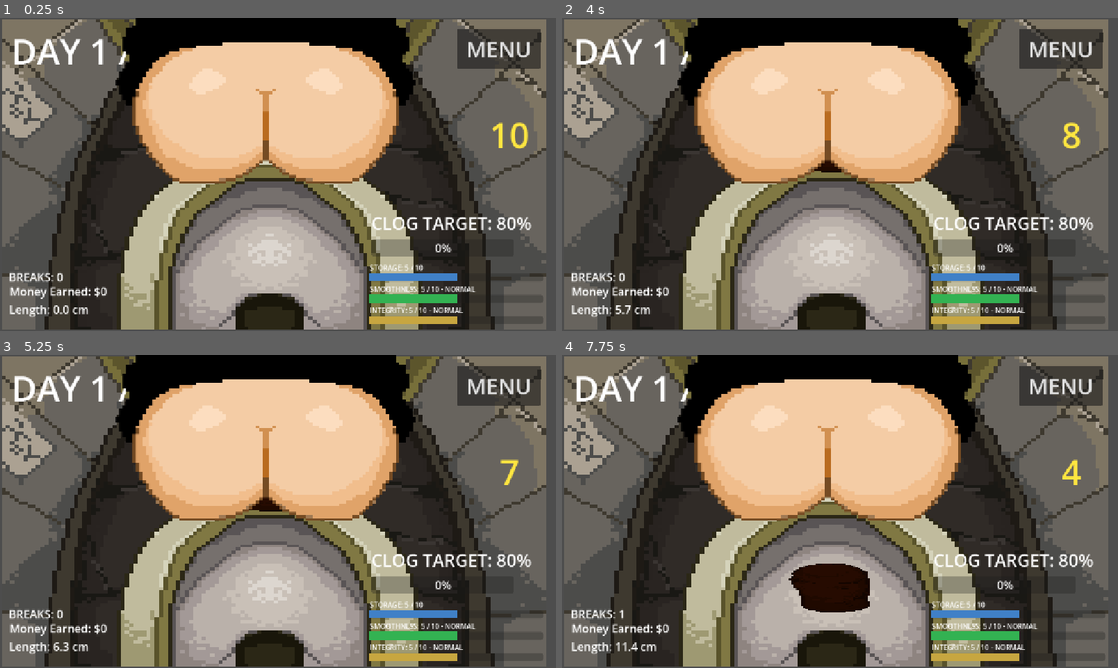
Above: before the commit, frames 1-4 (two rows, left to right).
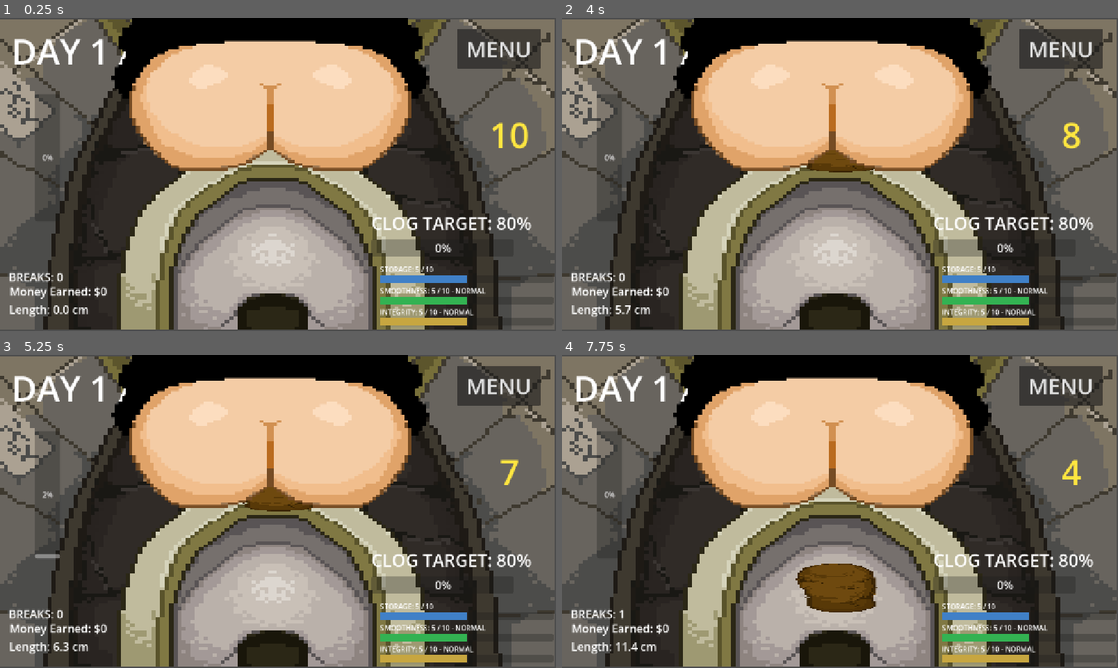
Above: after the commit, the same moments.

Repository: SaltedFishyy/GMTK-game-jam
Game: Godot game, scene res://scenes/toilet.tscn
Same seed, same stepped clock (60 frames per second), same inputs: the game is played once before the commit and once after it. The engine's default icon, where the game draws it, is replaced by a stand-in: a white triangle on a blue panel in a dark square.
Inputs (mouse positions are in pixels of both pictures, inside the frame that each line leads up to):
- Up to frame 1 (0.25 s): no input
- Up to frame 2 (4 s): tap Enter at 0.5 s; move the mouse to (962, 158) at 0.52 s; click (962, 158) at 0.67 s; tap Space at 0.77, 3.02 s; click "MENU" at 1.25 s; click "RESUME" at 2 s; move the mouse to (728, 190) at 2.77 s; click (728, 190) at 2.92 s; move the mouse to (895, 105) at 3.52 s; click (895, 105) at 3.67 s
- Up to frame 3 (5.25 s): move the mouse to (250, 574) at 4.27 s; click (250, 574) at 4.42 s; tap Space at 4.52 s; move the mouse to (444, 558) at 5.02 s; click (444, 558) at 5.17 s
- Up to frame 4 (7.75 s): tap Space at 5.27, 5.75, 6.02, 7.52 s; move the mouse to (673, 464) at 5.77 s; click (673, 464) at 5.92 s; move the mouse to (867, 511) at 6.52 s; click (867, 511) at 6.67 s; move the mouse to (756, 433) at 7.27 s; click (756, 433) at 7.42 s

The runs differ from the first frame. In frame 1, 19% of the frame differs, in the area x 0-100%, y 0-100%; in frame 2, 19%; in frame 3, 19%; in frame 4, 21%.

Commit message:
chargebar

Diff:
--- a/gamejam/scenes/poop.tscn
+++ b/gamejam/scenes/poop.tscn
@@ -7,7 +7,6 @@
 script = ExtResource("2_script")
 
 [node name="Poopholder" type="Sprite2D" parent="." unique_id=724245124]
-modulate = Color(0.35, 0.16, 0.06, 1)
 position = Vector2(0, -959.06824)
 scale = Vector2(0.547486, 1.7630816)
 texture = ExtResource("2_pkbnx")
--- a/gamejam/scenes/toilet.tscn
+++ b/gamejam/scenes/toilet.tscn
@@ -13,14 +13,14 @@
 
 [node name="Sprite2D" type="Sprite2D" parent="." unique_id=780536879]
 texture_filter = 1
-position = Vector2(630.50006, 359.34375)
-scale = Vector2(0.65260416, 0.50687057)
+position = Vector2(638, 359.34375)
+scale = Vector2(0.66562504, 0.50687057)
 texture = ExtResource("2_5rr3v")
 
 [node name="ButtPlaceholder" type="Sprite2D" parent="." unique_id=1973851698]
 z_index = 1
-position = Vector2(620, 197)
-scale = Vector2(0.76761305, 0.6619127)
+position = Vector2(630, 182)
+scale = Vector2(0.81282866, 0.6111577)
 texture = ExtResource("3_ca85b")
 
 [node name="CountdownLabel" type="Label" parent="." unique_id=1786922944]
@@ -35,10 +35,10 @@
 vertical_alignment = 1
 
 [node name="PoopSpawnMarker" type="Marker2D" parent="." unique_id=956465810]
-position = Vector2(612, 297)
+position = Vector2(630, 297)
 
 [node name="PoopEndMarker" type="Marker2D" parent="." unique_id=476832437]
-position = Vector2(620, 718)
+position = Vector2(630, 717)
 gizmo_extents = 0.0
 
 [node name="CountdownTimer" type="Timer" parent="." unique_id=866625543]
@@ -94,18 +94,25 @@
 text = "BREAKS: 0"
 horizontal_alignment = 1
 
+[node name="ChargeBar" type="ProgressBar" parent="." unique_id=1679274371]
+offset_left = 80.0
+offset_top = 175.0
+offset_right = 139.0
+offset_bottom = 468.0
+fill_mode = 3
+
 [node name="StatsHUD" parent="." unique_id=1651731315 instance=ExtResource("4_stats")]
-offset_left = 851.0
-offset_top = 563.0
-offset_right = 1251.0
-offset_bottom = 713.0
+offset_left = 875.0
+offset_top = 567.0
+offset_right = 1275.0
+offset_bottom = 717.0
 
 [node name="QTEBar" parent="." unique_id=307051169 instance=ExtResource("3_qte")]
 z_index = 2
-offset_left = 10.0
-offset_top = 491.0
-offset_right = 634.0
-offset_bottom = 591.0
+offset_left = 18.0
+offset_top = 482.0
+offset_right = 642.0
+offset_bottom = 582.0
 scale = Vector2(0.8, 0.8)
 
 [node name="QTEWaitTimer" type="Timer" parent="." unique_id=70344431]
--- a/gamejam/scripts/toilet.gd
+++ b/gamejam/scripts/toilet.gd
@@ -9,7 +9,7 @@
 @export_range(1.0, 1000.0, 1.0, "suffix:px/s") var poop_move_speed: float = 400.0
 @export_range(0.05, 1.0, 0.05, "suffix:s") var click_max_duration: float = 0.3
 @export_range(1.0, 200.0, 1.0, "suffix:px") var click_push_distance: float = 20.0
-@export_range(0.1, 3.0, 0.1, "suffix:s") var max_charge_duration: float = 1.5
+@export_range(0.1, 5.0, 0.1, "suffix:s") var max_charge_duration: float = 3.0
 @export_range(1.0, 300.0, 1.0, "suffix:px") var min_charge_push_distance: float = 40.0
 @export_range(1.0, 300.0, 1.0, "suffix:px") var max_charge_push_distance: float = 120.0
 @export_range(0.0, 2.0, 0.05, "suffix:s") var idle_retract_delay: float = 0.3
@@ -29,6 +29,7 @@
 @onready var clog_target_label: Label = $ClogTargetLabel
 @onready var clog_progress_bar: ProgressBar = $ClogProgressBar
 @onready var break_count_label: Label = $BreakCountLabel
+@onready var charge_bar: ProgressBar = $ChargeBar
 @onready var qte_bar: QTEBarScript = $QTEBar
 @onready var qte_wait_timer: Timer = $QTEWaitTimer
 @onready var result_label: Label = $ResultLabel
@@ -70,6 +71,7 @@
 	_update_money_earned_label()
 	_update_game_progress_ui()
 	_update_break_count_label()
+	_reset_charge_state()
 
 
 # 记录本轮有效的鼠标左键按下和松开。
@@ -188,8 +190,7 @@
 
 # 夹断时取消当前蓄力，但保留真实按键状态直到玩家松开。
 func _cancel_mouse_action_for_break() -> void:
-	has_active_mouse_action = false
-	hold_duration = 0.0
+	_reset_charge_state()
 	poop_idle_duration = 0.0
 
 
@@ -207,6 +208,7 @@
 	poop_idle_duration = 0.0
 	has_active_mouse_action = true
 	hold_duration = 0.0
+	_update_charge_bar()
 
 
 # 第一次有效左键输入时启动倒计时和QTE调度。
@@ -233,12 +235,13 @@
 		)
 
 	active_poop.push_distance(push_pixels)
-	has_active_mouse_action = false
-
-
-# 累计当前鼠标操作的按住时间。
+	_reset_charge_state()
+
+
+# 累计当前鼠标操作的按住时间，并在最大蓄力时间封顶。
 func _update_held_action(delta: float) -> void:
-	hold_duration += delta
+	hold_duration = minf(hold_duration + delta, max_charge_duration)
+	_update_charge_bar()
 
 
 # 返回从长按阈值到最大按住时间之间的蓄力比例。
@@ -252,6 +255,23 @@
 		0.0,
 		1.0
 	)
+
+
+# 根据从按下开始的总时间更新0到100的蓄力条。
+func _update_charge_bar() -> void:
+	var display_ratio: float = clampf(
+		hold_duration / maxf(max_charge_duration, 0.001),
+		0.0,
+		1.0
+	)
+	charge_bar.value = display_ratio * 100.0
+
+
+# 清空单次蓄力和输入状态，不影响真实鼠标按键状态。
+func _reset_charge_state() -> void:
+	has_active_mouse_action = false
+	hold_duration = 0.0
+	charge_bar.value = 0.0
 
 
 # 返回当前是否已经进入需要暂停 Poop 移动的有效长按状态。
@@ -350,6 +370,8 @@
 
 	if has_active_mouse_action:
 		_release_mouse_action()
+	else:
+		_reset_charge_state()
 
 	if _is_round_motion_complete():
 		_finish_round()
Not shown, changed: 机制.md
